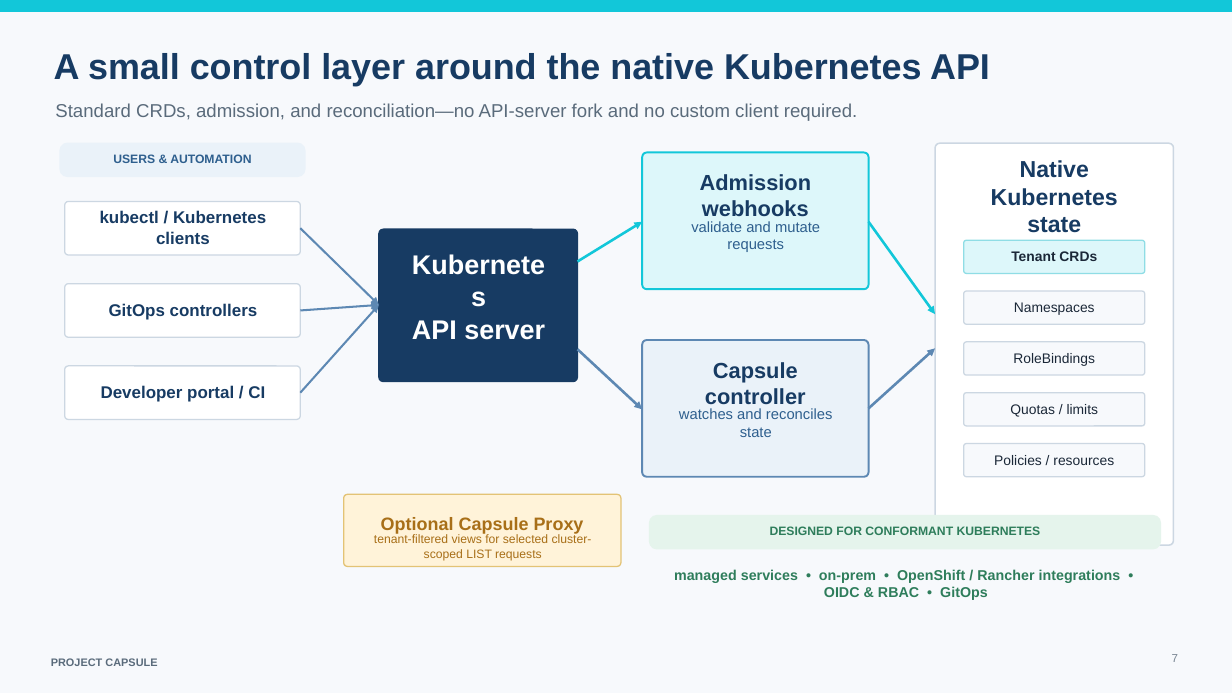
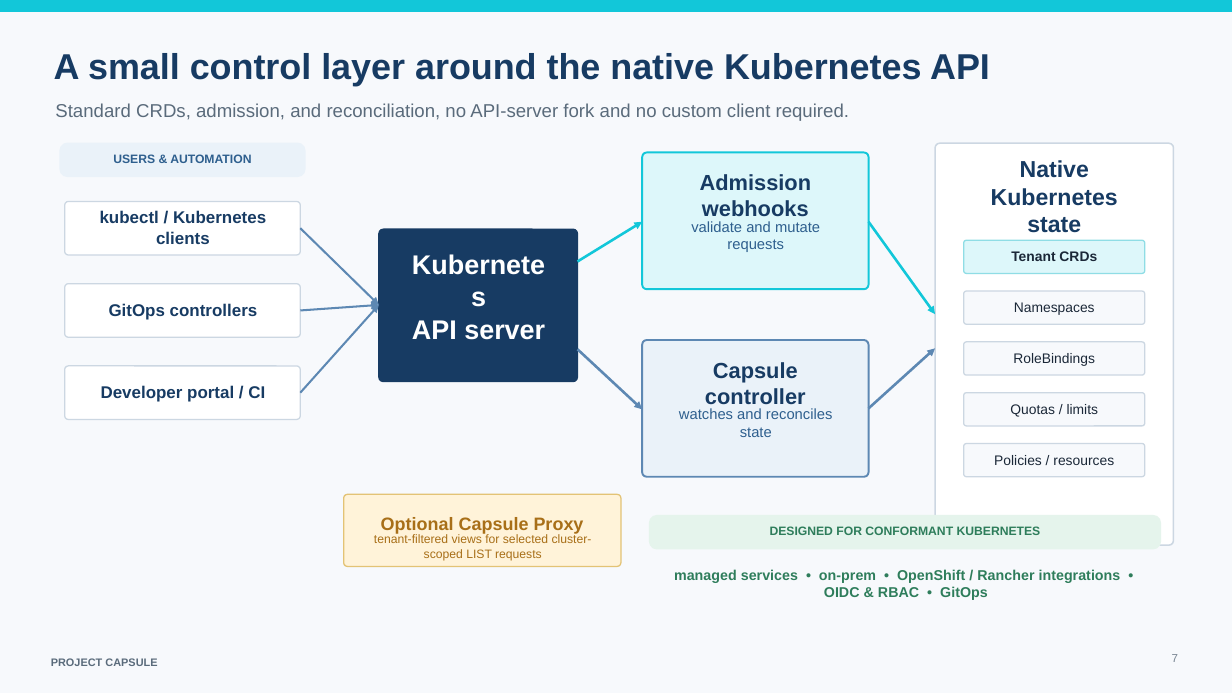
Before and after one commit to projectcapsule/website, a slide deck: slide 7 of presentations/Project_Capsule_Overview.pptx. Drawn at 1232x693 pixels with LibreOffice and Linux fonts; fonts in the diff are those of the drawing. Boxes give left, top, right and bottom in pixels: in the first picture for what was removed or moved away, otherwise in the second. Text is boxed around its words. In the diff, an @@ line names an element or a change of style, - is before the commit and + after.

```diff
--- a/presentations/Project_Capsule_Overview.pptx
+++ b/presentations/Project_Capsule_Overview.pptx
@@ text at bbox=[55, 103, 849, 121]: text changed @@
-Standard CRDs, admission, and reconciliation—no API-server fork and no custom client required.
+Standard CRDs, admission, and reconciliation, no API-server fork and no custom client required.
```
Also in this commit, not shown: 7 other slides changed.
